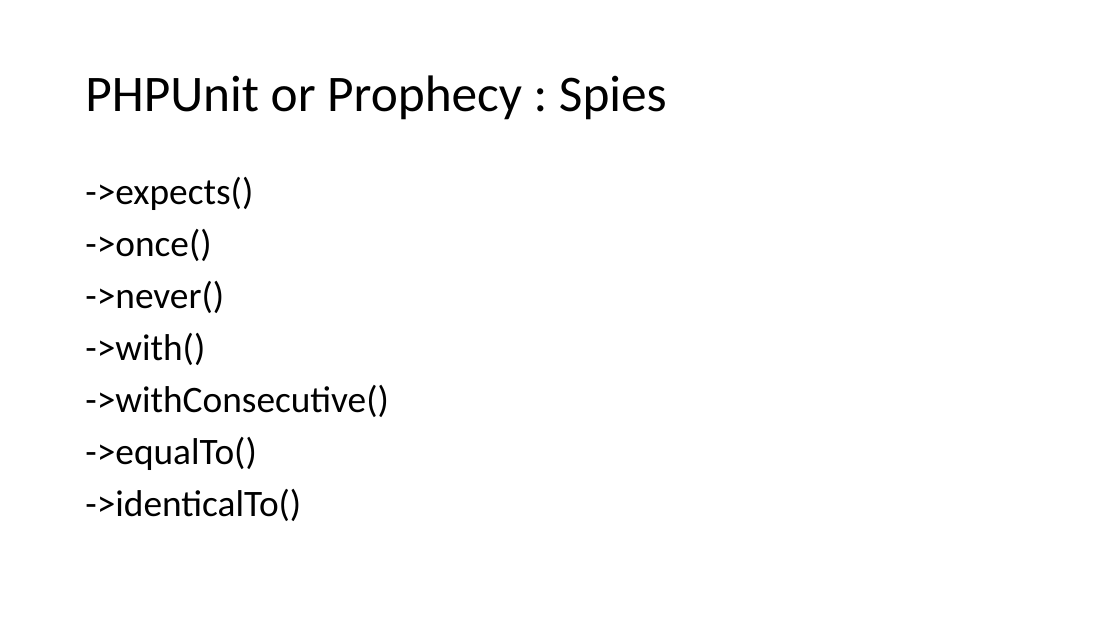
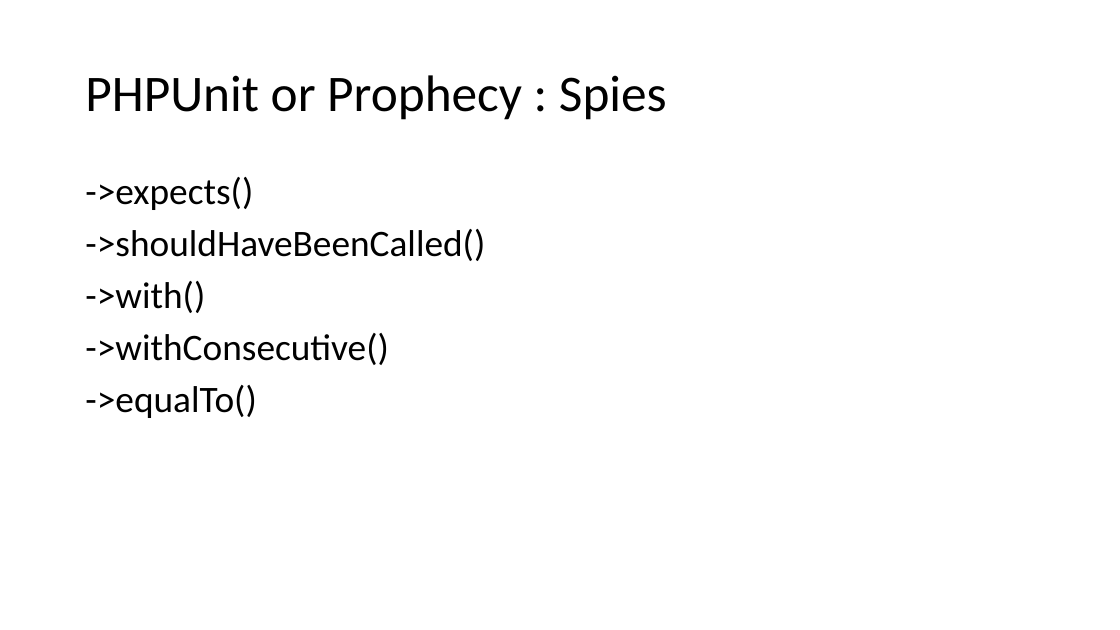
Before and after one commit to docljn/phpunit-or-prophecy-for-mocks, a slide deck: slide 53 of Creating Unit Test Mocks - PHPUnit or Prophecy.odp (slide 52 before the commit). Drawn at 1120x630 pixels with LibreOffice and Linux fonts; fonts in the diff are those of the drawing. Boxes give left, top, right and bottom in pixels: in the first picture for what was removed or moved away, otherwise in the second. Text is boxed around its words. In the diff, an @@ line names an element or a change of style, - is before the commit and + after.

```diff
--- a/Creating Unit Test Mocks - PHPUnit or Prophecy.odp
+++ b/Creating Unit Test Mocks - PHPUnit or Prophecy.odp
@@ text at [85, 229, 485, 261]: text changed @@
-->once()
-->never()
+->shouldHaveBeenCalled()
@@ text at [85, 489, 301, 521]: paragraph removed @@
-->identicalTo()
```
Also in this commit, not shown: 5 other slides changed, 1 slide added, 2 other files.
